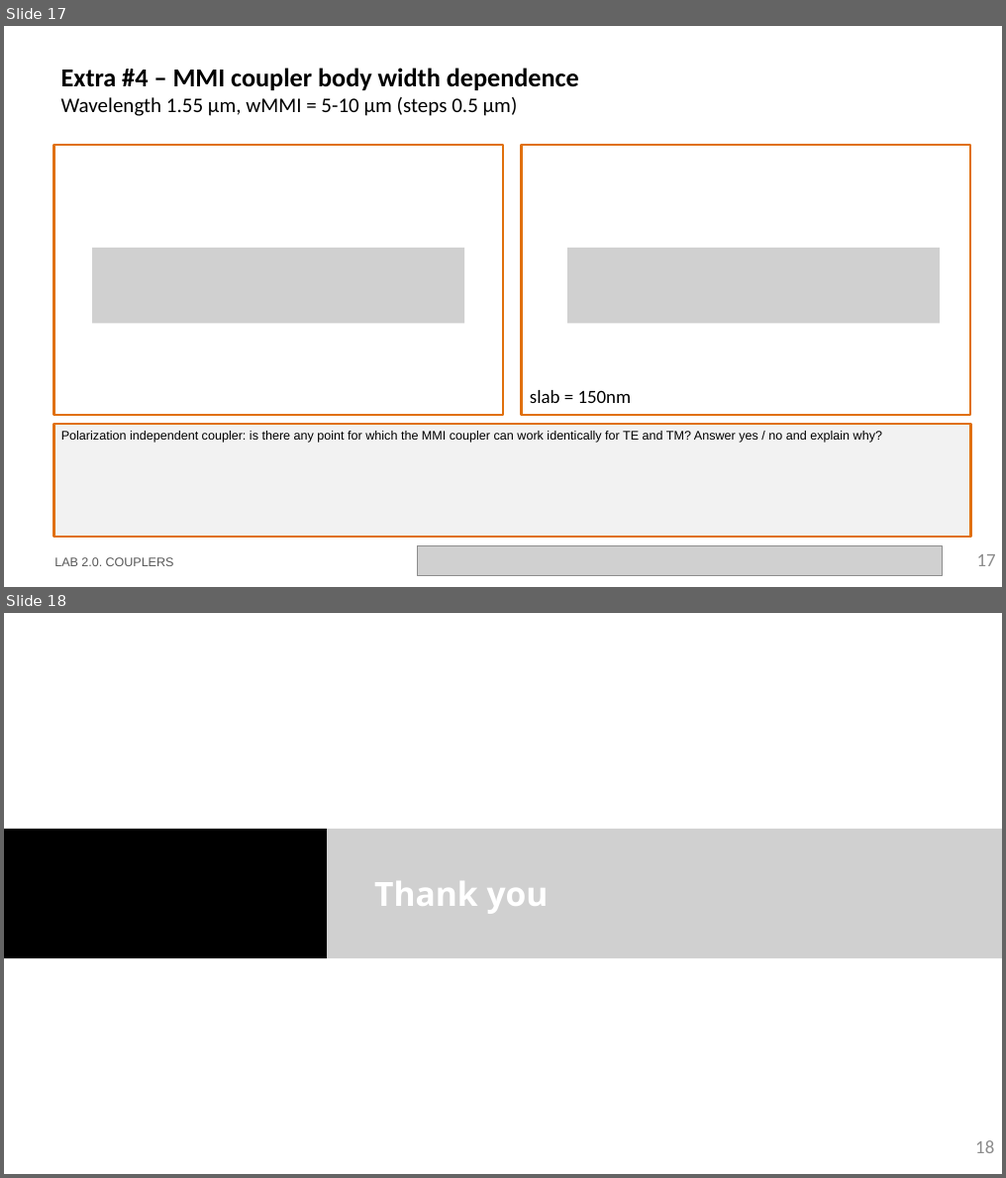
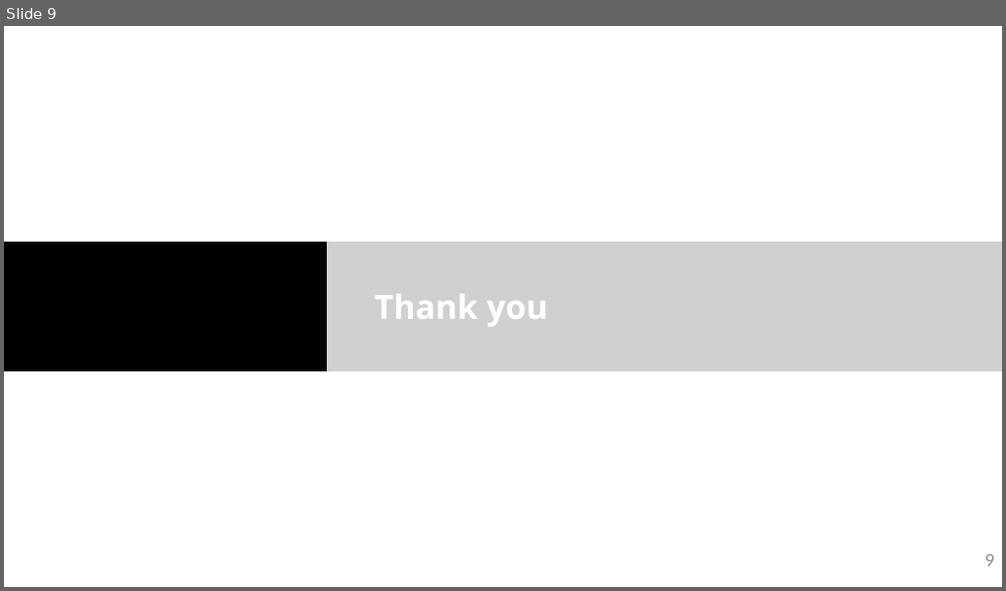
Before and after one commit to cccanvas-upv/ipsp-lab2, a slide deck: LabBook_20.pptx. Shown one above the other, each under a label of ours: slides 17 and 18 before the commit, slide 9 after it. The pictures are 1006x1178 and 1006x591 pixels, drawn with LibreOffice and Linux fonts; fonts in the diff are those of the drawing; grey boxes stand for pictures; background and template pictures are left out. Boxes give left, top, right and bottom in pixels: in the first picture for what was removed or moved away, otherwise in the second. Text is boxed around its words. In the diff, an @@ line names an element or a change of style, - is before the commit and + after.

```diff
--- a/LabBook_20.pptx
+++ b/LabBook_20.pptx
@@ slide 17 removed at bbox=[4, 26, 1002, 587], background #FFFFFF @@
@@ title removed at bbox=[61, 68, 579, 116] @@
-Extra #4 – MMI coupler body width dependence
-Wavelength 1.55 µm, wMMI = 5-10 µm (steps 0.5 µm)
@@ rectangle removed at bbox=[54, 144, 503, 415] @@
@@ rectangle removed at bbox=[522, 144, 970, 415] @@
@@ picture removed at bbox=[92, 248, 464, 323] @@
@@ picture removed at bbox=[567, 248, 940, 323] @@
@@ text removed at bbox=[530, 390, 632, 403] @@
-slab = 150nm
@@ rectangle removed at bbox=[54, 424, 971, 537] @@
-Polarization independent coupler: is there any point for which the MMI coupler can work identically for TE and TM? Answer yes / no and explain why?
@@ text removed at bbox=[54, 558, 174, 567] @@
-LAB 2.0. COUPLERS
@@ picture removed at bbox=[417, 547, 943, 576] @@
@@ page number removed at bbox=[977, 555, 996, 567] @@
-17
@@ what was slide 18 is now slide 9 @@
@@ page number at bbox=[985, 555, 995, 567]: text changed @@
-18
+9
```
Also in this commit, not shown: 8 slides changed, 8 other slides removed, 3 other files.
